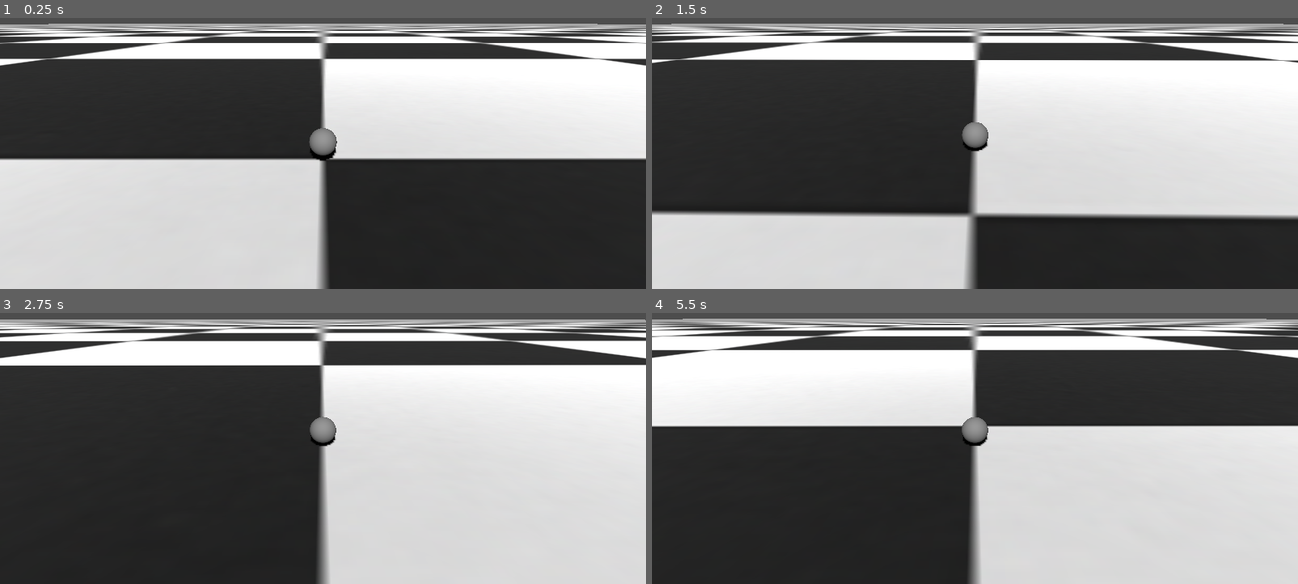
Above: before the commit, frames 1-4 (two rows, left to right).
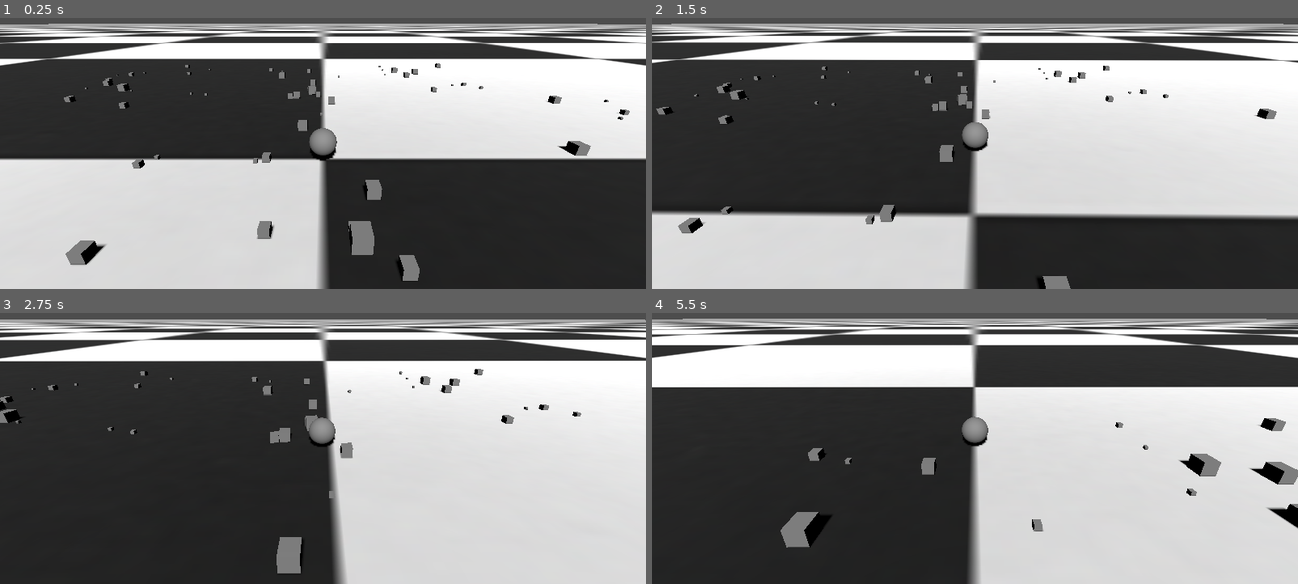
Above: after the commit, the same moments.

Repository: ericso/katamari-clone-spike
Game: Godot game, scene res://main.tscn
The game is run twice, just before and just after one commit, with the same random seed, the same clock (stepped at 60 frames per second) and the same inputs.
Inputs (mouse positions are in pixels of both pictures, inside the frame that each line leads up to):
- Up to frame 1 (0.25 s): no input
- Up to frame 2 (1.5 s): move the mouse to (1007, 104) at 0.52 s; hold W (move_forward) from 0.53 s (still down); move the mouse to (942, 110) at 1.27 s
- Up to frame 3 (2.75 s): keep holding W (move_forward); move the mouse to (335, 397) at 2.02 s
- Up to frame 4 (5.5 s): keep holding W (move_forward); move the mouse to (968, 407) at 2.77 s; move the mouse to (1020, 407) at 3.52 s; move the mouse to (923, 397) at 4.27 s; move the mouse to (981, 402) at 5.02 s

The runs differ from the first frame. In frame 1, 2.4% of the frame differs, in the area x 9-98%, y 16-98%; in frame 2, 1.6%; in frame 3, 7.3%; in frame 4, 21%, in the area x 0-100%, y 2-87%.

Commit message:
random boxes spawn to be absorbed

Diff:
--- a/ball.gd
+++ b/ball.gd
@@ -3,7 +3,7 @@
 @export var move_force := 10.0
 var max_angular_speed := 10.0
 
-var camera_rig: Node3D
+var camera_rig: Node3D # camera following the ball
 
 func _ready():
 	# Find CameraRig anywhere in the scene tree
@@ -11,7 +11,11 @@
 	if camera_rig == null:
 		push_error("Could not find CameraRig!")
 
+	contact_monitor = true
+	max_contacts_reported = 32
+
 func _physics_process(delta):
+	# handle camera (TODO move this to utility func)
 	if camera_rig == null:
 		return
 
@@ -45,3 +49,22 @@
 	# Clamp spin
 	if angular_velocity.length() > max_angular_speed:
 		angular_velocity = angular_velocity.normalized() * max_angular_speed
+
+func _on_sticky_area_body_entered(body: Node) -> void:
+	if body is RigidBody3D and body.is_in_group("stickable") and not body.has_meta("stuck"):
+		body.set_meta("stuck", true)
+
+		# Create PinJoint3D to stick it to the ball
+		var joint := PinJoint3D.new()
+		joint.node_a = self.get_path()
+		joint.node_b = body.get_path()
+		joint.position = to_global(Vector3.ZERO)  # center of the ball
+		get_tree().current_scene.add_child(joint)
+
+		# Optional: dampen the stuck object's motion
+		body.gravity_scale = 0
+		body.linear_damp = 1.0
+		body.angular_damp = 1.0
+
+		# Optional: increase your ball's mass
+		mass += 0.2
--- a/ball.tscn
+++ b/ball.tscn
@@ -1,10 +1,13 @@
-[gd_scene load_steps=4 format=3 uid="uid://b2si5snpmegr6"]
+[gd_scene load_steps=5 format=3 uid="uid://b2si5snpmegr6"]
 
 [ext_resource type="Script" uid="uid://bjsp388o1qlkc" path="res://ball.gd" id="1_x8fbi"]
 
 [sub_resource type="SphereShape3D" id="SphereShape3D_41u45"]
 
 [sub_resource type="SphereMesh" id="SphereMesh_ktgx5"]
+
+[sub_resource type="SphereShape3D" id="SphereShape3D_x8fbi"]
+radius = 0.6
 
 [node name="Ball" type="RigidBody3D"]
 collision_mask = 6
@@ -13,5 +16,12 @@
 [node name="CollisionShape" type="CollisionShape3D" parent="."]
 shape = SubResource("SphereShape3D_41u45")
 
-[node name="MeshInstance3D" type="MeshInstance3D" parent="."]
+[node name="MeshInstance" type="MeshInstance3D" parent="."]
 mesh = SubResource("SphereMesh_ktgx5")
+
+[node name="StickyArea" type="Area3D" parent="."]
+
+[node name="CollisionShape" type="CollisionShape3D" parent="StickyArea"]
+shape = SubResource("SphereShape3D_x8fbi")
+
+[connection signal="body_entered" from="StickyArea" to="." method="_on_sticky_area_body_entered"]
--- /dev/null
+++ b/box.tscn
@@ -0,0 +1,15 @@
+[gd_scene load_steps=3 format=3 uid="uid://ch563stkpebmb"]
+
+[sub_resource type="BoxShape3D" id="BoxShape3D_oyhfb"]
+
+[sub_resource type="BoxMesh" id="BoxMesh_g2tbl"]
+
+[node name="Box" type="RigidBody3D" groups=["stickable"]]
+collision_layer = 2
+collision_mask = 6
+
+[node name="CollisionShape" type="CollisionShape3D" parent="."]
+shape = SubResource("BoxShape3D_oyhfb")
+
+[node name="MeshInstance" type="MeshInstance3D" parent="."]
+mesh = SubResource("BoxMesh_g2tbl")
--- a/camera_rig.gd
+++ b/camera_rig.gd
@@ -1,9 +1,9 @@
 extends Node3D
 
-@export var target_path: NodePath          # drag Ball here in the Inspector
+@export var target_path: NodePath # drag Ball here in the Inspector
 @export var sensitivity := 0.01
-@export var vertical_limit := 80.0         # degrees
-@export var follow_lerp := 10.0            # position smoothing
+@export var vertical_limit := 80.0 # in degrees
+@export var follow_lerp := 10.0 # position smoothing
 
 @export var zoom_speed := 2.0
 @export var min_zoom := 2.0
@@ -13,7 +13,7 @@
 
 var yaw := 0.0
 var pitch := 0.0
-var target: Node3D
+var target: Node3D # target is the ball being followed by the camera
 
 func _ready() -> void:
 	target = get_node(target_path)
@@ -29,7 +29,7 @@
 	elif event is InputEventMouseButton and event.button_index == MOUSE_BUTTON_WHEEL_DOWN and event.pressed:
 		spring_arm.spring_length = min(max_zoom, spring_arm.spring_length + zoom_speed)
 
-	# Optional: escape to toggle mouse mode
+	# press escape key to toggle mouse mode
 	if event.is_action_pressed("ui_cancel"):
 		Input.set_mouse_mode(
 			Input.MOUSE_MODE_VISIBLE if Input.get_mouse_mode() == Input.MOUSE_MODE_CAPTURED
--- /dev/null
+++ b/main.gd
@@ -0,0 +1,35 @@
+extends Node
+
+@export var box_scene: PackedScene # Assign Box.tscn in the Inspector
+@export var box_count := 100
+@export var scatter_radius := 20.0
+
+func _ready():
+	randomize()
+	for i in box_count:
+		spawn_scaled_box()
+
+func spawn_scaled_box():
+	var box := box_scene.instantiate()
+	add_child(box)
+
+	var scale := randf_range(0.1, 0.5)
+
+	# Create a new collision shape
+	var shape_node := box.get_node("CollisionShape")
+	var shape := BoxShape3D.new()
+	shape.size = Vector3.ONE * scale
+	shape_node.shape = shape
+	shape_node.transform.origin.y = shape.size.y / 2.0
+
+	# Scale and reposition the mesh
+	var mesh := box.get_node("MeshInstance")
+	mesh.scale = Vector3.ONE * scale
+	mesh.position.y = shape.size.y / 2.0
+
+	# Place box flush with ground
+	box.global_position = Vector3(
+		randf_range(-scatter_radius, scatter_radius),
+		shape.size.y / 2.0,
+		randf_range(-scatter_radius, scatter_radius)
+	)
--- a/main.tscn
+++ b/main.tscn
@@ -1,8 +1,10 @@
-[gd_scene load_steps=7 format=3 uid="uid://bu3f7caahamu5"]
+[gd_scene load_steps=9 format=3 uid="uid://bu3f7caahamu5"]
 
+[ext_resource type="Script" uid="uid://cjhn3y47klach" path="res://main.gd" id="1_1bvp3"]
 [ext_resource type="Texture2D" uid="uid://b4q3kmtk6okms" path="res://checkerboard.png" id="1_h2yge"]
 [ext_resource type="PackedScene" uid="uid://b2si5snpmegr6" path="res://ball.tscn" id="1_ig7tw"]
 [ext_resource type="Script" uid="uid://cqt2adrs30kiw" path="res://camera_rig.gd" id="2_0xm2m"]
+[ext_resource type="PackedScene" uid="uid://ch563stkpebmb" path="res://box.tscn" id="2_lquwl"]
 
 [sub_resource type="BoxShape3D" id="BoxShape3D_7dm0k"]
 size = Vector3(1000, 2, 1000)
@@ -16,6 +18,8 @@
 size = Vector3(1000, 2, 1000)
 
 [node name="Main" type="Node"]
+script = ExtResource("1_1bvp3")
+box_scene = ExtResource("2_lquwl")
 
 [node name="Ground" type="StaticBody3D" parent="."]
 transform = Transform3D(1, 0, 0, 0, 1, 0, 0, 0, 1, 0, -1, 0)
@@ -28,7 +32,7 @@
 [node name="MeshInstance" type="MeshInstance3D" parent="Ground"]
 mesh = SubResource("BoxMesh_7dm0k")
 
-[node name="DirectionalLight3D" type="DirectionalLight3D" parent="."]
+[node name="DirectionalLight" type="DirectionalLight3D" parent="."]
 transform = Transform3D(1, 0, 0, 0, 0.707107, 0.707107, 0, -0.707107, 0.707107, 0, 71, 63)
 shadow_enabled = true
 
Not shown, added: main.gd.uid
